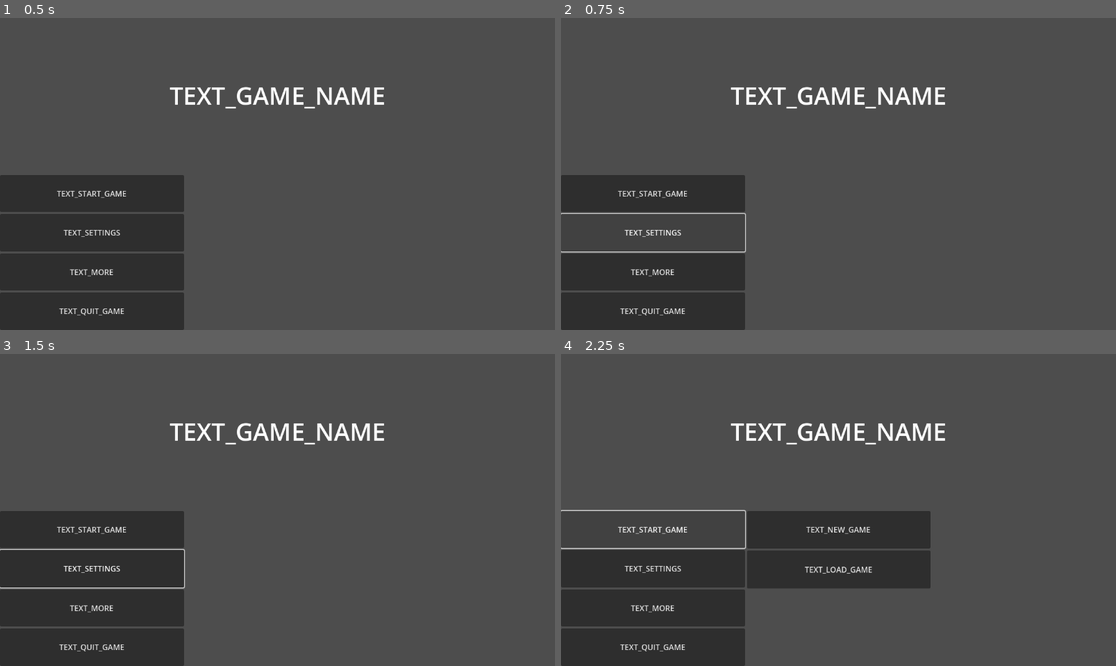
Above: before the commit, frames 1-4 (two rows, left to right).
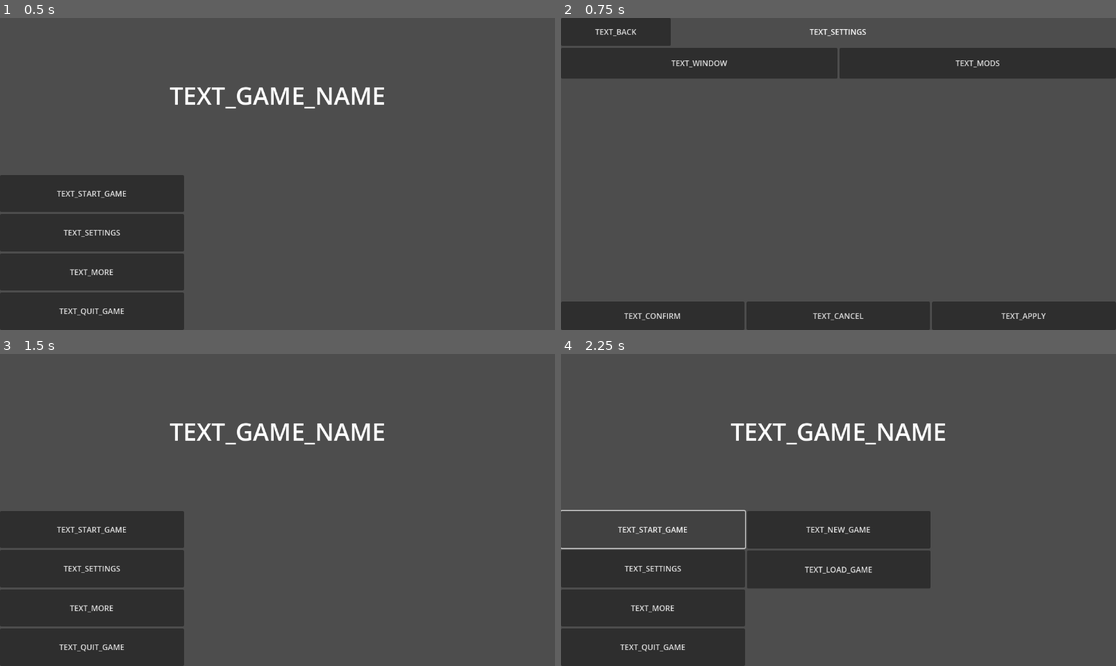
Above: after the commit, the same moments.

Repository: Neutron12138/Game-Framework-old
Game: Godot game, scene res://interfaces/blank.tscn
Same seed, same stepped clock (60 frames per second), same inputs: the game is played once before the commit and once after it.
Inputs (mouse positions are in pixels of both pictures, inside the frame that each line leads up to):
- Up to frame 1 (0.5 s): no input
- Up to frame 2 (0.75 s): click "TEXT_SETTINGS" at 0.5 s
- Up to frame 3 (1.5 s): click (55, 366) at 1.25 s, where only the run after the commit has a clickable "TEXT_BACK"
- Up to frame 4 (2.25 s): click "TEXT_START_GAME" at 2 s

Frame 1 is identical in both runs. In frame 2, 28% of the frame differs, in the area x 0-100%, y 0-100%; in frame 3, 0.3%; in frame 4, nothing differs.

Commit message:
Add files via upload

Diff:
--- /dev/null
+++ b/global/configuration.gd
@@ -0,0 +1,85 @@
+class_name Configuration
+extends Resource
+
+
+
+const CONFIGURATION_FILE_EXTENSION : PackedStringArray = ["cfg"]
+const CONFIGURATION_FILENAME : StringName = "configs.cfg"
+
+
+
+class Loader extends ResourceFormatLoader:
+	func _get_recognized_extensions() -> PackedStringArray:
+		return CONFIGURATION_FILE_EXTENSION
+
+	func _load(path: String, _original_path: String, _use_sub_threads: bool, _cache_mode: int) -> Variant:
+		var file : ConfigFile = ConfigFile.new()
+		var err : Error = file.load(path)
+		if err != OK:
+			push_error("Failed to open configuration file (\"" + path +\
+			"\"), reason: \"" + error_string(err) + "\".")
+			return null
+
+		var cfg : Configuration = Configuration.new()
+		cfg.window_size = file.get_value(SECTION_WINDOW, KEY_WINDOW_SIZE, DEFAULT_WINDOW_SIZE)
+		cfg.window_mode = file.get_value(SECTION_WINDOW, KEY_WINDOW_MODE, DEFAULT_WINDOW_MODE)
+		cfg.deep_mods_enabled = file.get_value(SECTION_MODS, KEY_DEEP_MODS_ENABLED, DEFAULT_DEEP_MODS_ENABLED)
+
+		return cfg
+
+
+
+class Saver extends ResourceFormatSaver:
+	func _get_recognized_extensions(_resource: Resource) -> PackedStringArray:
+		return CONFIGURATION_FILE_EXTENSION
+
+	func _recognize(resource: Resource) -> bool:
+		return resource is Configuration
+
+	func _save(resource: Resource, path: String, _flags: int) -> Error:
+		var cfg : Configuration = resource as Configuration
+		var file : ConfigFile = ConfigFile.new()
+
+		file.set_value(SECTION_WINDOW, KEY_WINDOW_SIZE, cfg.window_size)
+		file.set_value(SECTION_WINDOW, KEY_WINDOW_MODE, cfg.window_mode)
+		file.set_value(SECTION_MODS, KEY_DEEP_MODS_ENABLED, cfg.deep_mods_enabled)
+
+		return file.save(path)
+
+
+
+const SECTION_WINDOW : StringName = &"window"
+const SECTION_MODS : StringName = &"mods"
+
+const KEY_WINDOW_SIZE : StringName = &"window_size"
+const KEY_WINDOW_MODE : StringName = &"window_mode"
+const KEY_DEEP_MODS_ENABLED : StringName = &"deep_mods_enabled"
+
+const DEFAULT_WINDOW_SIZE : Vector2i = Vector2i(1152, 648)
+const DEFAULT_WINDOW_MODE : Window.Mode = Window.MODE_WINDOWED
+const DEFAULT_DEEP_MODS_ENABLED : bool = true
+
+
+
+var window_size : Vector2i = DEFAULT_WINDOW_SIZE
+var window_mode : Window.Mode = DEFAULT_WINDOW_MODE
+var deep_mods_enabled : bool = DEFAULT_DEEP_MODS_ENABLED
+
+
+
+func _init(from : Configuration = null) -> void:
+	if not is_instance_valid(from):
+		return
+
+	window_size = from.window_size
+	window_mode = from.window_mode
+	deep_mods_enabled = from.deep_mods_enabled
+
+
+
+func _to_string() -> String:
+	return str({
+		KEY_WINDOW_SIZE : window_size,
+		KEY_WINDOW_MODE : window_mode,
+		KEY_DEEP_MODS_ENABLED : deep_mods_enabled
+	})
--- a/global/main.gd
+++ b/global/main.gd
@@ -4,13 +4,39 @@
 
 
 var mod_initializers : Array[Object] = []
+var configuration : Configuration = null
 
 
 
 func _initialize() -> void:
+	_load_configuration()
 	_load_modifications()
 	_load_translations()
 	auto_accept_quit = false
+
+
+
+func _load_configuration() -> void:
+	ResourceLoader.add_resource_format_loader(Configuration.Loader.new())
+	ResourceSaver.add_resource_format_saver(Configuration.Saver.new())
+
+	var filename : String = FilesystemUtilities.get_executable_directory() + Configuration.CONFIGURATION_FILENAME
+	if not FileAccess.file_exists(filename):
+		configuration = Configuration.new()
+	else:
+		var configs : Configuration = load(filename) as Configuration
+		if is_instance_valid(configs):
+			configuration = configs
+		else:
+			configuration = Configuration.new()
+
+
+	apply_configuration()
+
+
+
+func apply_configuration() -> void:
+	pass
 
 
 
--- a/global/resources.gd
+++ b/global/resources.gd
@@ -2,4 +2,5 @@
 extends Node
 
 const StartMenu : PackedScene = preload("res://interfaces/start_menu.tscn")
+const Settings : PackedScene = preload("res://interfaces/settings.tscn")
 const QuitConfirmationDialog : PackedScene = preload("res://interfaces/quit_confirmation_dialog.tscn")
--- /dev/null
+++ b/interfaces/settings.gd
@@ -0,0 +1,22 @@
+extends VBoxContainer
+
+
+
+@export
+var previous_scene : Node = null
+
+
+
+func _ready() -> void:
+	SceneTreeUtilities.set_size_with_window(self)
+	SceneTreeUtilities.change_size_with_window(self)
+
+
+
+func _on_back_pressed() -> void:
+	if is_instance_valid(previous_scene):
+		SceneTreeUtilities.change_scene(previous_scene)
+		if previous_scene is CanvasItem or previous_scene is Node3D:
+			previous_scene.show()
+	else:
+		queue_free()
--- /dev/null
+++ b/interfaces/settings.tscn
@@ -0,0 +1,79 @@
+[gd_scene load_steps=3 format=3 uid="uid://b5i3kst7shrd2"]
+
+[ext_resource type="Script" path="res://interfaces/settings.gd" id="1_u2d68"]
+[ext_resource type="PackedScene" uid="uid://bnabgu0s2d4da" path="res://interfaces/blank.tscn" id="2_xhj0i"]
+
+[node name="Settings" type="VBoxContainer"]
+offset_right = 1152.0
+offset_bottom = 648.0
+script = ExtResource("1_u2d68")
+
+[node name="HBoxContainer" type="HBoxContainer" parent="."]
+layout_mode = 2
+size_flags_vertical = 3
+
+[node name="back" type="Button" parent="HBoxContainer"]
+layout_mode = 2
+size_flags_horizontal = 3
+text = "TEXT_BACK"
+
+[node name="Label" type="Label" parent="HBoxContainer"]
+layout_mode = 2
+size_flags_horizontal = 3
+size_flags_vertical = 1
+size_flags_stretch_ratio = 3.0
+text = "TEXT_SETTINGS"
+horizontal_alignment = 1
+vertical_alignment = 1
+
+[node name="Blank" parent="HBoxContainer" instance=ExtResource("2_xhj0i")]
+layout_mode = 2
+size_flags_horizontal = 3
+
+[node name="VBoxContainer" type="VBoxContainer" parent="."]
+layout_mode = 2
+size_flags_vertical = 3
+size_flags_stretch_ratio = 9.0
+
+[node name="HBoxContainer" type="HBoxContainer" parent="VBoxContainer"]
+layout_mode = 2
+size_flags_vertical = 3
+
+[node name="window_tab" type="Button" parent="VBoxContainer/HBoxContainer"]
+layout_mode = 2
+size_flags_horizontal = 3
+text = "TEXT_WINDOW"
+
+[node name="mods_tab" type="Button" parent="VBoxContainer/HBoxContainer"]
+layout_mode = 2
+size_flags_horizontal = 3
+text = "TEXT_MODS"
+
+[node name="ScrollContainer" type="ScrollContainer" parent="VBoxContainer"]
+layout_mode = 2
+size_flags_vertical = 3
+size_flags_stretch_ratio = 7.0
+
+[node name="VBoxContainer" type="VBoxContainer" parent="VBoxContainer/ScrollContainer"]
+layout_mode = 2
+
+[node name="HBoxContainer2" type="HBoxContainer" parent="."]
+layout_mode = 2
+size_flags_vertical = 3
+
+[node name="confirm" type="Button" parent="HBoxContainer2"]
+layout_mode = 2
+size_flags_horizontal = 3
+text = "TEXT_CONFIRM"
+
+[node name="cancel" type="Button" parent="HBoxContainer2"]
+layout_mode = 2
+size_flags_horizontal = 3
+text = "TEXT_CANCEL"
+
+[node name="apply" type="Button" parent="HBoxContainer2"]
+layout_mode = 2
+size_flags_horizontal = 3
+text = "TEXT_APPLY"
+
+[connection signal="pressed" from="HBoxContainer/back" to="." method="_on_back_pressed"]
--- a/interfaces/start_menu.gd
+++ b/interfaces/start_menu.gd
@@ -9,6 +9,7 @@
 
 
 func _ready() -> void:
+	SceneTreeUtilities.set_size_with_window(HUD)
 	SceneTreeUtilities.change_size_with_window(HUD)
 
 
@@ -20,6 +21,11 @@
 func _on_settings_pressed() -> void:
 	start_game.hide()
 	more.hide()
+	hide()
+
+	var scene : Node = Resources.Settings.instantiate()
+	scene.previous_scene = self
+	SceneTreeUtilities.change_to_new_scene(scene, false)
 
 
 func _on_more_pressed() -> void:
--- a/project.godot
+++ b/project.godot
@@ -11,6 +11,7 @@
 [application]
 
 config/name="Game Framework"
+config/tags=PackedStringArray("project")
 run/main_scene="res://interfaces/blank.tscn"
 run/main_loop_type="Main"
 config/features=PackedStringArray("4.2", "Mobile")
--- a/translations/zh_CN.json
+++ b/translations/zh_CN.json
@@ -16,6 +16,8 @@
 		"TEXT_LOAD_GAME" : "加载游戏",
 		"TEXT_HELP" : "帮助",
 		"TEXT_MODS" : "模组",
-		"TEXT_ABOUT" : "关于"
+		"TEXT_ABOUT" : "关于",
+
+		"TEXT_BACK" : "返回"
 	}
 }
--- /dev/null
+++ b/utilities/configuration_utilities.gd
@@ -0,0 +1,20 @@
+class_name ConfigurationUtilities
+extends Node
+
+
+
+@export var configuration : Configuration = null
+@onready var window : Window = get_window()
+
+
+
+func apply_window_size(new_size : Vector2i) -> void:
+	configuration.window_size = new_size
+	window.size = new_size
+
+func apply_window_mode(new_mode : Window.Mode) -> void:
+	configuration.window_mode = new_mode
+	window.mode = new_mode
+
+func apply_deep_mods_enabled(enabled : bool) -> void:
+	configuration.deep_mods_enabled = enabled
--- a/utilities/filesystem_utilities.gd
+++ b/utilities/filesystem_utilities.gd
@@ -27,8 +27,34 @@
 	var file : FileAccess = FileAccess.open(path, FileAccess.READ)
 	if not is_instance_valid(file):
 		error = FileAccess.get_open_error()
-		push_error("Failed to open file: \"" + path + "\", reason: \"" +\
+		push_error("Failed to open readonly file: \"" + path + "\", reason: \"" +\
 		error_string(error) + "\".")
+	return file
+
+
+
+static func open_writeonly_file(path : String) -> FileAccess:
+	var file : FileAccess = FileAccess.open(path, FileAccess.WRITE)
+	if not is_instance_valid(file):
+		error = FileAccess.get_open_error()
+		push_error("Failed to open writeonly file: \"" + path + "\", reason: \"" +\
+		error_string(error) + "\".")
+	return file
+
+
+
+static func open_readwrite_file(path : String, create_if_not_exist : bool = true) -> FileAccess:
+	var file : FileAccess = null
+	if create_if_not_exist:
+		file = FileAccess.open(path, FileAccess.WRITE_READ)
+	else:
+		file = FileAccess.open(path, FileAccess.READ_WRITE)
+
+	if not is_instance_valid(file):
+		error = FileAccess.get_open_error()
+		push_error("Failed to open readwrite file: \"" + path + "\", reason: \"" +\
+		error_string(error) + "\".")
+
 	return file
 
 
@@ -73,7 +99,7 @@
 
 
 
-static func get_files_from_dir(path : String) -> Array[String]:
+static func get_files_from_dir(path : String) -> PackedStringArray:
 	if not path.ends_with("/") or path.ends_with("\\"):
 		path += "/"
 
@@ -82,14 +108,14 @@
 		error = FAILED
 		return []
 
-	var files : Array[String] = []
+	var files : PackedStringArray = []
 	for filename in dir.get_files():
 		files.append(path + filename)
 	return files
 
 
 
-static func get_dirs_from_dir(path : String) -> Array[String]:
+static func get_dirs_from_dir(path : String) -> PackedStringArray:
 	if not path.ends_with("/") or path.ends_with("\\"):
 		path += "/"
 
@@ -98,14 +124,14 @@
 		error = FAILED
 		return []
 
-	var dirs : Array[String] = []
+	var dirs : PackedStringArray = []
 	for dirname in dir.get_directories():
 		dirs.append(path + dirname + "/")
 	return dirs
 
 
 
-static func file_extension_filter(source : Array[String], extensions : Array[String]) -> Array[String]:
+static func file_extension_filter(source : Array[String], extensions : PackedStringArray) -> PackedStringArray:
 	return source.filter(func(filename : String):
 		for ext in extensions:
 			if filename.ends_with(ext):
--- a/utilities/modification_utilities.gd
+++ b/utilities/modification_utilities.gd
@@ -7,9 +7,9 @@
 # 浅度修改模组：无法替换游戏源文件，依赖API接口
 enum ModificationType { DEEP_MOD, SHALLOW_MOD }
 
-const DEEP_MOD_FILE_EXTENSION : Array[String] = [".pck", ".zip"]
-const SHALLOW_MOD_FILE_EXTENSION : Array[String] = [".json"]
-const INITIALIZER_SCRIPT_EXTENSION : Array[String] = [".gd"]
+const DEEP_MOD_FILE_EXTENSION : PackedStringArray = [".pck", ".zip"]
+const SHALLOW_MOD_FILE_EXTENSION : PackedStringArray = [".json"]
+const INITIALIZER_SCRIPT_EXTENSION : PackedStringArray = [".gd"]
 const METHOD_INITIALIZE : StringName = &"initialize"
 const METHOD_READY : StringName = &"ready"
 const MOD_INIT_DIR_PATH : StringName = &"res://modifications/__init/"
@@ -32,7 +32,7 @@
 
 
 static func load_deep_mods_from_dir(path : String, replace_files: bool = true) -> void:
-	var files : Array[String] = FilesystemUtilities.get_files_from_dir(path)
+	var files : PackedStringArray = FilesystemUtilities.get_files_from_dir(path)
 	files = FilesystemUtilities.file_extension_filter(files, DEEP_MOD_FILE_EXTENSION)
 
 	for file in files:
@@ -59,7 +59,7 @@
 
 
 static func load_mod_initializers_from_dir(path : String) -> Array[Object]:
-	var files : Array[String] = FilesystemUtilities.get_files_from_dir(path)
+	var files : PackedStringArray = FilesystemUtilities.get_files_from_dir(path)
 	files = FilesystemUtilities.file_extension_filter(files, INITIALIZER_SCRIPT_EXTENSION)
 
 	var initializers : Array[Object] = []
--- a/utilities/scene_tree_utilities.gd
+++ b/utilities/scene_tree_utilities.gd
@@ -9,24 +9,28 @@
 
 
 func _ready() -> void:
-	change_scene.call_deferred(Resources.StartMenu.instantiate())
+	change_to_new_scene.call_deferred(Resources.StartMenu.instantiate())
 	window.connect("close_requested", make_quit_confirmation)
 
 
 
-func change_scene(new_scene : Node, remove_old_one : bool = true) -> Error:
-	if not is_instance_valid(new_scene):
+func change_scene(scene : Node, remove_old_one : bool = true) -> Error:
+	if not is_instance_valid(scene):
 		push_error("Unable to change scene to an invalid node.")
 		return ERR_INVALID_PARAMETER
 
 	if remove_old_one:
-		scene_tree.unload_current_scene()
+		current_scene.queue_free()
 
+	scene_tree.current_scene = scene
+	current_scene = scene
+	return OK
+
+
+
+func change_to_new_scene(new_scene : Node, remove_old_one : bool = true) -> Error:
 	window.add_child(new_scene)
-	scene_tree.current_scene = new_scene
-	current_scene = new_scene
-
-	return OK
+	return change_scene(new_scene, remove_old_one)
 
 
 
@@ -37,5 +41,8 @@
 
 
 
+func set_size_with_window(control : Control) -> void:
+	control.size = window.size
+
 func change_size_with_window(control : Control) -> void:
-	window.connect("size_changed", func(): control.size = window.size)
+	window.connect("size_changed", func(): set_size_with_window(control))
--- a/utilities/translation_utilities.gd
+++ b/utilities/translation_utilities.gd
@@ -6,7 +6,7 @@
 const KEY_LOCALE : StringName = &"locale"
 const KEY_MESSAGES : StringName = &"messages"
 const TRANSLATION_DIR_PATH : StringName = &"res://translations/"
-const TRANSLATION_FILE_EXTENSION : Array[String] = [".json"]
+const TRANSLATION_FILE_EXTENSION : PackedStringArray = [".json"]
 
 
 
@@ -58,7 +58,7 @@
 
 
 static func load_translations_from_dir(path : String, skip_cr: bool = false) -> Array[Translation]:
-	var files : Array[String] = FilesystemUtilities.get_files_from_dir(path)
+	var files : PackedStringArray = FilesystemUtilities.get_files_from_dir(path)
 	files = FilesystemUtilities.file_extension_filter(files, TRANSLATION_FILE_EXTENSION)
 
 	var result : Array[Translation] = []
